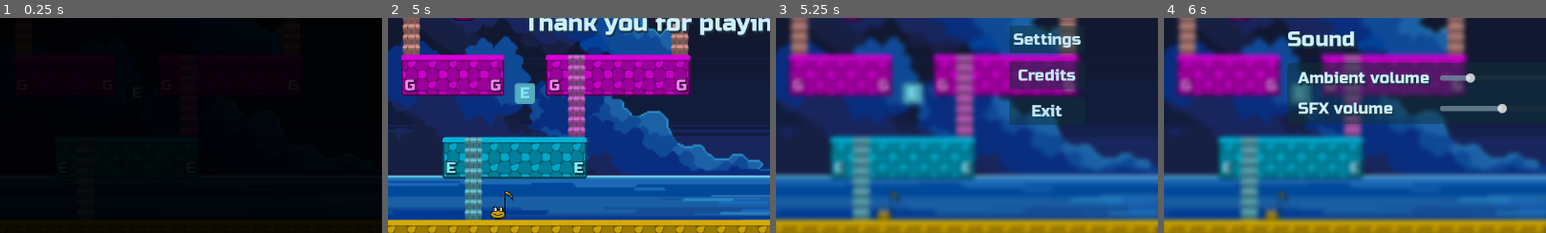
Above: before the commit, frames 1-4 (left to right).
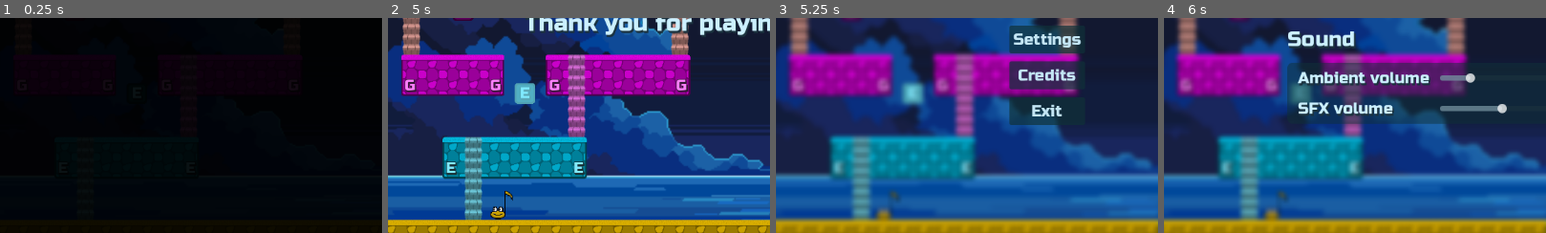
Above: after the commit, the same moments.

Repository: nicom7/game-off-2023
Game: Godot game, scene res://main.tscn
The game is run twice, just before and just after one commit, with the same random seed, the same clock (stepped at 60 frames per second) and the same inputs.
Inputs (mouse positions are % of the whole screen's width and height, from its top left):
- Up to frame 1 (0.25 s): no input
- Up to frame 2 (5 s): tap Enter at 0.5 s; hold Right (ui_right) 0.53-2.03 s; hold Left (ui_left) 2.03-2.78 s; hold Right (ui_right) 2.78-4.28 s; hold Left (ui_left) from 4.28 s (still down)
- Up to frame 3 (5.25 s): release Left (ui_left) at 5 s; click (97, 6) at 5 s
- Up to frame 4 (6 s): click "Settings" at 5.75 s
The pictures show only the part of the screen within x 14-64%, y 37-87%; the shares and areas given below are measured in that part.

Frames 1-2 are identical in both runs. In frame 3, 1.7% of the frame differs, in the area x 61-79%, y 3-33%; in frame 4, nothing differs.

Commit message:
Add confirmation dialog on exit
- Add theme for dialog windows
- Increase opacity of buttons

Diff:
--- a/gui/in_game_menu.gd
+++ b/gui/in_game_menu.gd
@@ -27,8 +27,12 @@
 
 
 func _on_in_game_menu_contents_exit_pressed() -> void:
-	get_tree().quit()
+	$AcceptDialog.show()
 
 
 func _on_in_game_menu_contents_close_pressed() -> void:
 	closed.emit()
+
+
+func _on_accept_dialog_confirmed() -> void:
+	get_tree().quit()
--- a/gui/in_game_menu.tscn
+++ b/gui/in_game_menu.tscn
@@ -1,9 +1,10 @@
-[gd_scene load_steps=7 format=3 uid="uid://bl5x0vjmi2ghe"]
+[gd_scene load_steps=8 format=3 uid="uid://bl5x0vjmi2ghe"]
 
 [ext_resource type="PackedScene" uid="uid://c3tdc80a12d1i" path="res://gui/settings_menu_contents.tscn" id="1_0auyf"]
 [ext_resource type="Script" path="res://gui/in_game_menu.gd" id="1_mtm3p"]
 [ext_resource type="PackedScene" uid="uid://cocwle1o0jur" path="res://gui/credits_menu_contents.tscn" id="3_ca555"]
 [ext_resource type="PackedScene" uid="uid://cdjugss3fcdq8" path="res://gui/in_game_menu_contents.tscn" id="3_nomb0"]
+[ext_resource type="Theme" uid="uid://cre75m8csvoum" path="res://themes/dialog_theme.tres" id="5_j0khv"]
 
 [sub_resource type="StyleBoxEmpty" id="StyleBoxEmpty_lfgi4"]
 
@@ -41,9 +42,23 @@
 visible = false
 layout_mode = 2
 
+[node name="AcceptDialog" type="ConfirmationDialog" parent="."]
+transparent_bg = true
+title = "Confirm"
+initial_position = 2
+size = Vector2i(663, 100)
+unresizable = true
+always_on_top = true
+popup_window = true
+theme = ExtResource("5_j0khv")
+ok_button_text = "Yes"
+dialog_text = "Your progress will be lost! Do you want to exit?"
+cancel_button_text = "No"
+
 [connection signal="close_pressed" from="MarginContainer/TabContainer/InGameMenuContents" to="." method="_on_in_game_menu_contents_close_pressed"]
 [connection signal="credits_pressed" from="MarginContainer/TabContainer/InGameMenuContents" to="." method="_on_in_game_menu_contents_credits_pressed"]
 [connection signal="exit_pressed" from="MarginContainer/TabContainer/InGameMenuContents" to="." method="_on_in_game_menu_contents_exit_pressed"]
 [connection signal="settings_pressed" from="MarginContainer/TabContainer/InGameMenuContents" to="." method="_on_in_game_menu_contents_settings_pressed"]
 [connection signal="back_pressed" from="MarginContainer/TabContainer/SettingsMenuContents" to="." method="_on_settings_menu_contents_back_pressed"]
 [connection signal="back_pressed" from="MarginContainer/TabContainer/CreditsMenuContents" to="." method="_on_credits_menu_contents_back_pressed"]
+[connection signal="confirmed" from="AcceptDialog" to="." method="_on_accept_dialog_confirmed"]
--- /dev/null
+++ b/themes/dialog_theme.tres
@@ -0,0 +1,75 @@
+[gd_resource type="Theme" load_steps=16 format=3 uid="uid://cre75m8csvoum"]
+
+[ext_resource type="StyleBox" uid="uid://bsjupwu55e5oe" path="res://themes/disabled_style_box.tres" id="1_o1xwx"]
+[ext_resource type="StyleBox" uid="uid://peepy1jdoqgu" path="res://themes/hover_style_box.tres" id="2_2rx1x"]
+[ext_resource type="StyleBox" uid="uid://brsycjkfynjj1" path="res://themes/normal_style_box.tres" id="3_wfj13"]
+[ext_resource type="StyleBox" uid="uid://cd16edht5uqat" path="res://themes/pressed_style_box.tres" id="4_mdopo"]
+[ext_resource type="StyleBox" uid="uid://bkrv4uuuijk3k" path="res://themes/grabber_area_style_box.tres" id="5_0v40d"]
+[ext_resource type="StyleBox" uid="uid://0y3um44b2ml6" path="res://themes/grabber_area_highlight_style_box.tres" id="6_m44tw"]
+[ext_resource type="StyleBox" uid="uid://cf57xkki3vccu" path="res://themes/slider_style_box.tres" id="7_i88qb"]
+[ext_resource type="StyleBox" uid="uid://xk7j70i6c60g" path="res://themes/label_style_box.tres" id="8_hspoa"]
+[ext_resource type="StyleBox" uid="uid://ca6n45p4l5ue3" path="res://themes/window_embedded_border_style_box.tres" id="9_svpda"]
+[ext_resource type="FontFile" uid="uid://xycvan2inrdw" path="res://fonts/RussoOne-Regular.ttf" id="10_4u7ae"]
+
+[sub_resource type="StyleBoxFlat" id="StyleBoxFlat_g1opa"]
+content_margin_left = 8.0
+content_margin_top = 8.0
+content_margin_right = 8.0
+content_margin_bottom = 8.0
+bg_color = Color(0.25, 0.25, 0.25, 1)
+draw_center = false
+corner_radius_top_left = 3
+corner_radius_top_right = 3
+corner_radius_bottom_right = 3
+corner_radius_bottom_left = 3
+corner_detail = 5
+
+[sub_resource type="StyleBoxEmpty" id="StyleBoxEmpty_10hq7"]
+
+[sub_resource type="StyleBoxFlat" id="StyleBoxFlat_6cfp7"]
+
+[sub_resource type="StyleBoxEmpty" id="StyleBoxEmpty_0f0gr"]
+
+[sub_resource type="StyleBoxEmpty" id="StyleBoxEmpty_fy1k2"]
+
+[resource]
+default_font = ExtResource("10_4u7ae")
+default_font_size = 24
+AcceptDialog/styles/panel = SubResource("StyleBoxFlat_g1opa")
+Button/colors/font_color = Color(0.768, 0.9024, 0.96, 1)
+Button/colors/font_disabled_color = Color(0.705882, 0.827451, 0.878431, 0.501961)
+Button/colors/font_focus_color = Color(0.768, 0.9024, 0.96, 1)
+Button/colors/font_hover_color = Color(0.768, 0.9024, 0.96, 1)
+Button/colors/font_hover_pressed_color = Color(0.8, 0.941176, 1, 1)
+Button/colors/font_outline_color = Color(0.8, 0.941176, 1, 1)
+Button/colors/font_pressed_color = Color(0.8, 0.941176, 1, 1)
+Button/colors/icon_disabled_color = Color(0.705882, 0.827451, 0.878431, 0.501961)
+Button/colors/icon_focus_color = Color(0.768, 0.9024, 0.96, 1)
+Button/colors/icon_hover_color = Color(0.768, 0.9024, 0.96, 1)
+Button/colors/icon_hover_pressed_color = Color(0.8, 0.941176, 1, 1)
+Button/colors/icon_normal_color = Color(0.8, 0.941176, 1, 1)
+Button/colors/icon_pressed_color = Color(0.8, 0.941176, 1, 1)
+Button/styles/disabled = ExtResource("1_o1xwx")
+Button/styles/focus = SubResource("StyleBoxEmpty_10hq7")
+Button/styles/hover = ExtResource("2_2rx1x")
+Button/styles/normal = ExtResource("3_wfj13")
+Button/styles/pressed = ExtResource("4_mdopo")
+HSlider/constants/center_grabber = 0
+HSlider/constants/grabber_offset = 0
+HSlider/styles/grabber_area = ExtResource("5_0v40d")
+HSlider/styles/grabber_area_highlight = ExtResource("6_m44tw")
+HSlider/styles/slider = ExtResource("7_i88qb")
+Label/colors/font_color = Color(0.8, 0.941176, 1, 1)
+Label/colors/font_shadow_color = Color(0.105882, 0.196078, 0.243137, 1)
+Label/constants/shadow_offset_x = 2
+Label/constants/shadow_offset_y = 3
+Label/styles/normal = ExtResource("8_hspoa")
+PanelContainer/styles/panel = SubResource("StyleBoxFlat_6cfp7")
+RichTextLabel/colors/default_color = Color(0.8, 0.941176, 1, 1)
+RichTextLabel/colors/font_shadow_color = Color(0.105882, 0.196078, 0.243137, 1)
+RichTextLabel/constants/shadow_offset_x = 2
+RichTextLabel/constants/shadow_offset_y = 3
+RichTextLabel/styles/focus = SubResource("StyleBoxEmpty_0f0gr")
+RichTextLabel/styles/normal = SubResource("StyleBoxEmpty_fy1k2")
+Window/colors/title_color = Color(0.8, 0.941176, 1, 1)
+Window/styles/embedded_border = ExtResource("9_svpda")
--- a/themes/hover_style_box.tres
+++ b/themes/hover_style_box.tres
@@ -5,7 +5,7 @@
 content_margin_top = 4.0
 content_margin_right = 4.0
 content_margin_bottom = 4.0
-bg_color = Color(0.470588, 0.811765, 0.960784, 0.541176)
+bg_color = Color(0.47, 0.81, 0.96, 0.8)
 corner_radius_top_left = 3
 corner_radius_top_right = 3
 corner_radius_bottom_right = 3
--- a/themes/normal_style_box.tres
+++ b/themes/normal_style_box.tres
@@ -5,7 +5,7 @@
 content_margin_top = 4.0
 content_margin_right = 4.0
 content_margin_bottom = 4.0
-bg_color = Color(0.0627451, 0.192157, 0.219608, 0.501961)
+bg_color = Color(0.06, 0.19, 0.22, 0.7)
 corner_radius_top_left = 3
 corner_radius_top_right = 3
 corner_radius_bottom_right = 3
--- a/themes/pressed_style_box.tres
+++ b/themes/pressed_style_box.tres
@@ -5,7 +5,7 @@
 content_margin_top = 4.0
 content_margin_right = 4.0
 content_margin_bottom = 4.0
-bg_color = Color(0.768627, 0.901961, 0.960784, 0.862745)
+bg_color = Color(0.77, 0.9, 0.96, 0.9)
 corner_radius_top_left = 3
 corner_radius_top_right = 3
 corner_radius_bottom_right = 3
--- /dev/null
+++ b/themes/window_embedded_border_style_box.tres
@@ -0,0 +1,17 @@
+[gd_resource type="StyleBoxFlat" format=3 uid="uid://ca6n45p4l5ue3"]
+
+[resource]
+content_margin_left = 10.0
+content_margin_top = 28.0
+content_margin_right = 10.0
+content_margin_bottom = 8.0
+bg_color = Color(0.0627451, 0.192157, 0.219608, 0.901961)
+corner_radius_top_left = 3
+corner_radius_top_right = 3
+corner_radius_bottom_right = 3
+corner_radius_bottom_left = 3
+corner_detail = 5
+expand_margin_left = 8.0
+expand_margin_top = 32.0
+expand_margin_right = 8.0
+expand_margin_bottom = 6.0
